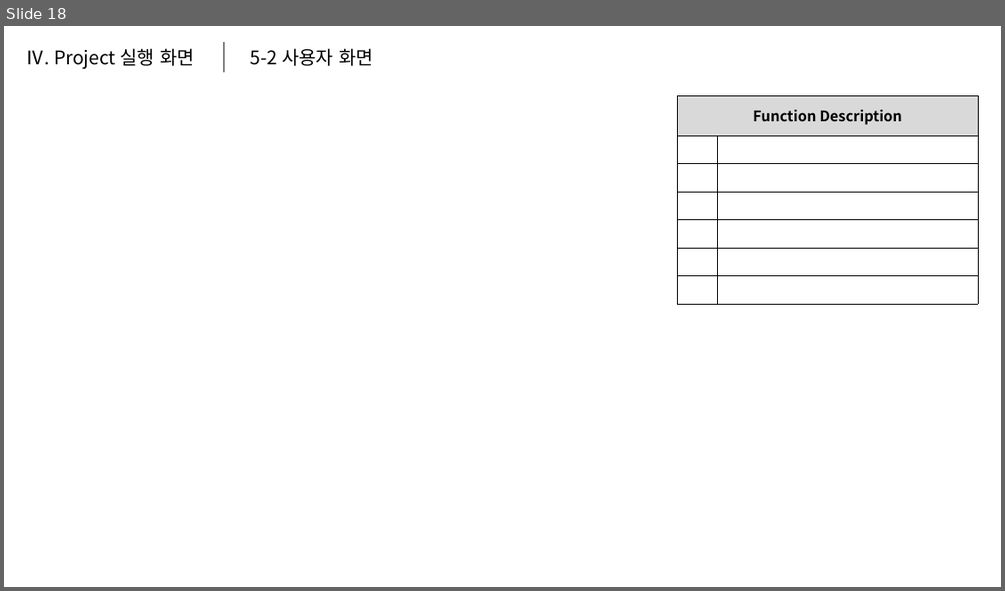
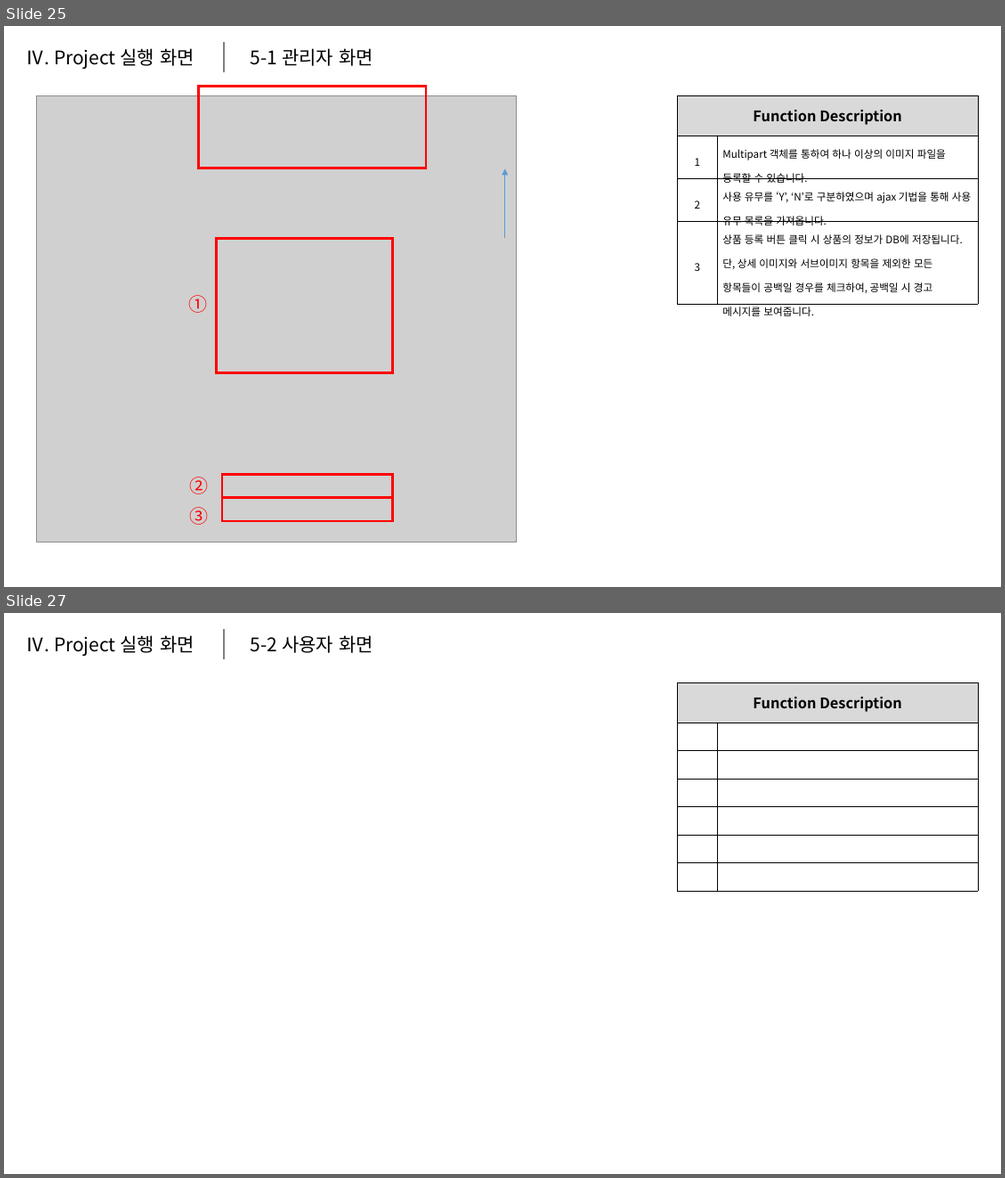
Before and after one commit to hakGuenLee/TeamProject, a slide deck: 문서모음/MiniMall Portfolio.pptx. Shown one above the other, each under a label of ours: slide 18 before the commit, slides 25 and 27 after it; the slides between them are not shown. The pictures are 1005x591 and 1005x1178 pixels, drawn with LibreOffice and Linux fonts; fonts in the diff are those of the drawing; grey boxes stand for pictures. Boxes give left, top, right and bottom in pixels: in the first picture for what was removed or moved away, otherwise in the second. Text is boxed around its words. In the diff, an @@ line names an element or a change of style, - is before the commit and + after.

```diff
--- a/문서모음/MiniMall Portfolio.pptx
+++ b/문서모음/MiniMall Portfolio.pptx
@@ slide 25 added at [4,26,1001,587], background #FFFFFF @@
@@ text added at [26,48,194,69], 18 pt, text #000000 @@
+Ⅳ. Project 실행 화면
@@ line added from (224, 42) to (224, 72), #808080 1.5 pt @@
@@ text added at [251,48,373,66], 18 pt, text #000000 @@
+5-1 관리자 화면
@@ picture added at [36,95,517,542] @@
@@ rectangle added at [199,86,427,168], outline #FF0000 2.25 pt @@
@@ table added at [677,95,979,320], 4 rows, 2 columns @@
+Function Description | 
+1 | Multipart 객체를 통하여 하나 이상의 이미지 파일을 등록할 수 있습니다.
+2 | 사용 유무를 ‘Y’, ‘N’로 구분하였으며 ajax 기법을 통해 사용 유무 목록을 가져옵니다.
+3 | 상품 등록 버튼 클릭 시 상품의 정보가 DB에 저장됩니다. 단, 상세 이미지와 서브이미지 항목을 제외한 모든 항목들이 공백일 경우를 체크하여, 공백일 시 경고 메시지를 보여줍니다.
@@ arrow added from (505, 239) to (505, 168), #5B9BD5 0.5 pt @@
@@ rectangle added at [217,239,393,373], outline #FF0000 2.25 pt @@
@@ text added at [188,295,207,313], 18 pt, text #FF0000 @@
+①
@@ text added at [190,476,209,494], 18 pt, text #FF0000 @@
+②
@@ rectangle added at [222,475,393,498], outline #FF0000 2.25 pt @@
@@ rectangle added at [222,497,393,521], outline #FF0000 2.25 pt @@
@@ text added at [190,507,209,524], 18 pt, text #FF0000 @@
+③
@@ what was slide 18 is now slide 27 @@
```
Also in this commit, not shown: 1 slide changed, 8 other slides added, 1 other file.
